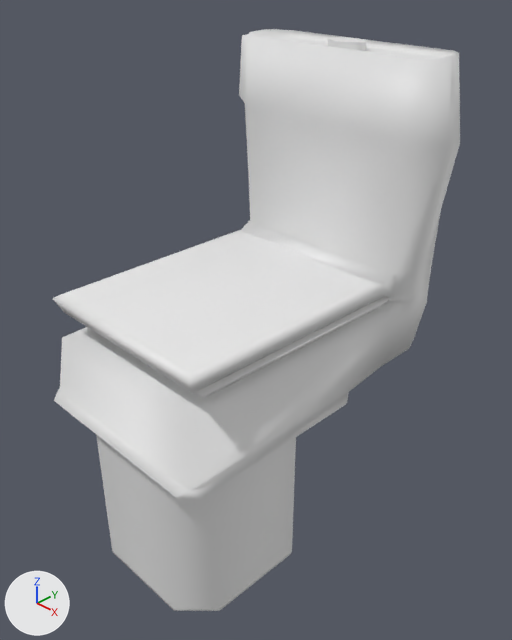
An edit to the Blender file models/vater/vater.blend, drawn before and after from the same camera.
The view is the same before and after, from a 50 mm lens placed at (5.22, -4.2, 5.94), pointed at (0.09, 0.87, 1.93). Every picture has the same lights, and +X, +Y and +Z are marked at lower left. Materials are left out; every surface is plain grey.
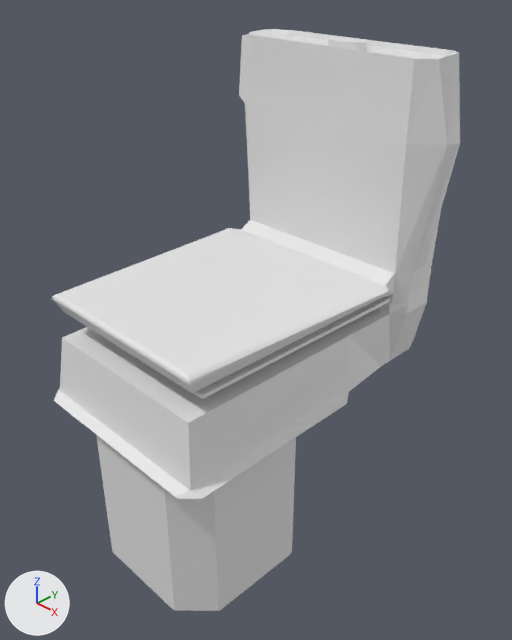
What the commit changed:
me_cube_002 is used by ob_cube; location (0.0, 0.0, 0.0).
me_cube_002 had 540 vertices, 529 faces and spanned x -1.59..1.59, y -1.2..2.76, z -1.0..4.89.
me_cube_002 now has 576 vertices, 556 faces and spans x -1.59..1.59, y -1.2..2.76, z -1.0..4.89.
Part 1, on me_cube_002:
2 vertices are removed from x -1.28..1.28, y -1.18, z 2.49.
5 faces are deleted.
2 vertices move from x -1.26..1.26, y 1.96, z 2.45 to x -1.29..1.29, y 1.99, z 2.43.
38 vertices are added at x -1.3..1.3, y -1.19..1.98, z 2.43..2.49.
32 new faces join them.
me_cube_002 part 2: 524 kept faces spanning x -1.59..1.59, y -1.2..2.76, z -1.0..4.89 are now shaded flat.

Location of each change, (x1, y1, x2, y2) in pixels of the pictures (512 x 640 px):
part 1 of me_cube_002, built on
    before: (52, 230, 384, 385)
    after: (52, 228, 389, 385)
part 2 of me_cube_002, shading changed
    both: (54, 29, 460, 611)
